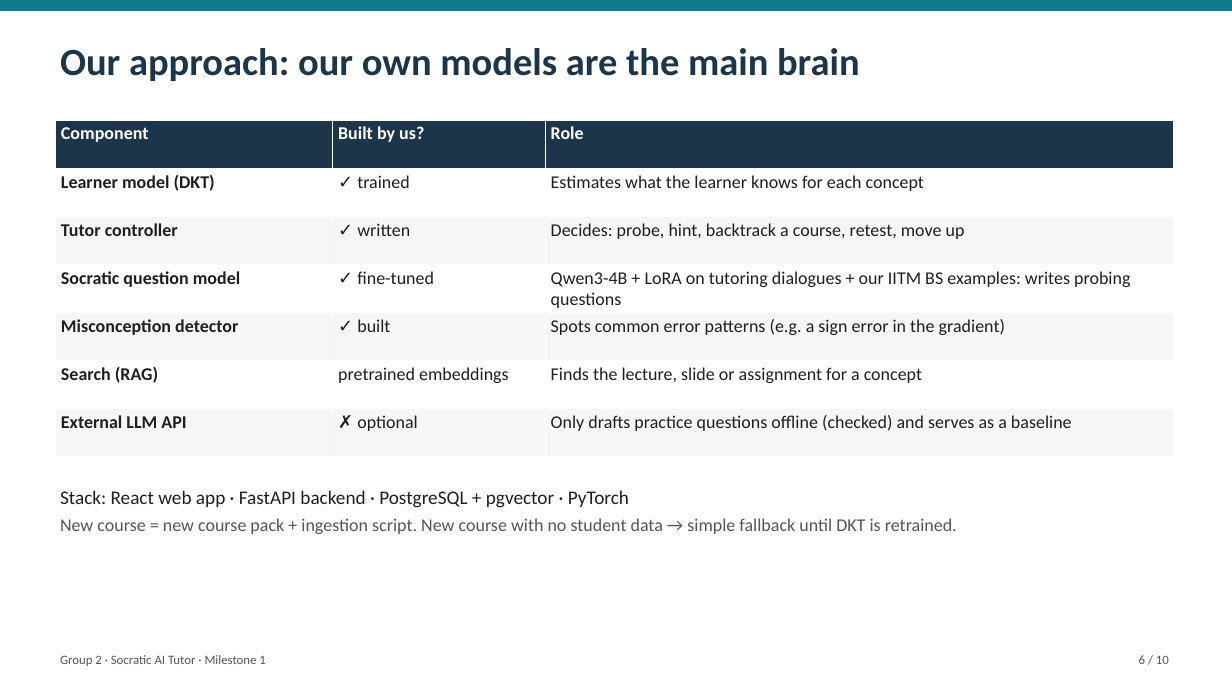
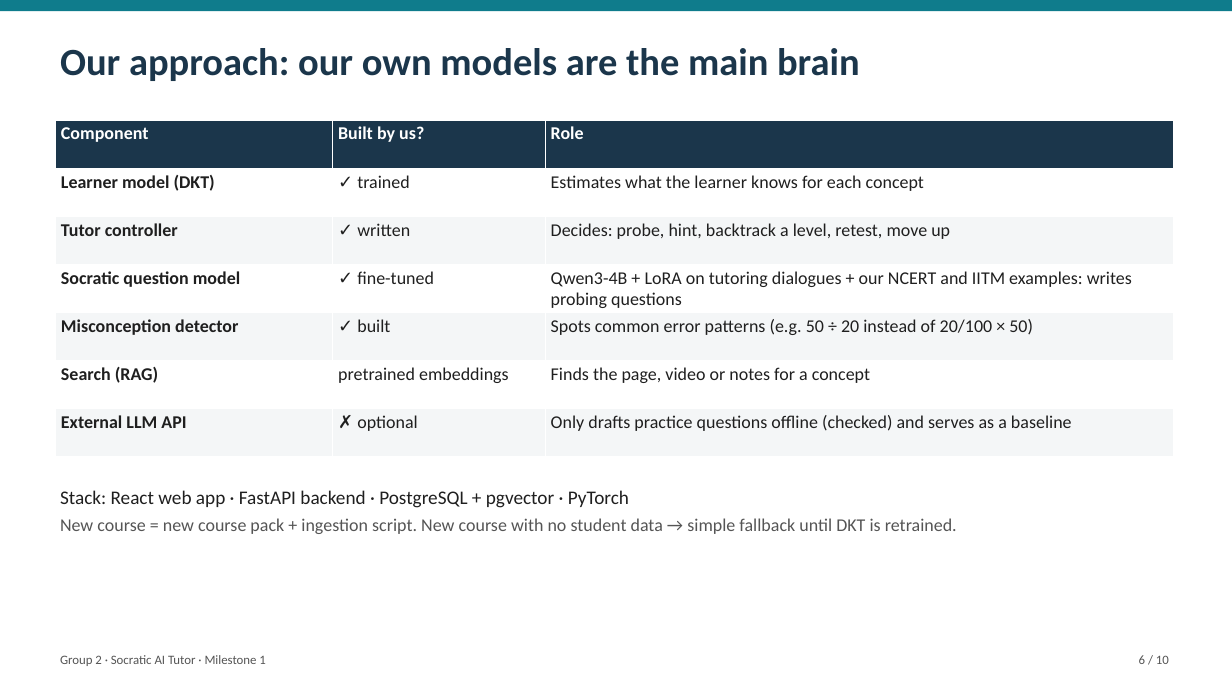
Before and after one commit to Hariomkr147/Group-2-DS-and-AI-Lab-Project, a slide deck: slide 6 of docs/milestone-1/Milestone1_Presentation.pptx. Drawn at 1232x693 pixels with LibreOffice and Linux fonts; fonts in the diff are those of the drawing. Boxes give left, top, right and bottom in pixels: in the first picture for what was removed or moved away, otherwise in the second. Text is boxed around its words. In the diff, an @@ line names an element or a change of style, - is before the commit and + after.

```diff
--- a/docs/milestone-1/Milestone1_Presentation.pptx
+++ b/docs/milestone-1/Milestone1_Presentation.pptx
@@ table at (55,120,1174,457) @@
-row 3, column 3: Decides: probe, hint, backtrack a course, retest, move up
+row 3, column 3: Decides: probe, hint, backtrack a level, retest, move up
-row 4, column 3: Qwen3-4B + LoRA on tutoring dialogues + our IITM BS examples: writes probing questions
+row 4, column 3: Qwen3-4B + LoRA on tutoring dialogues + our NCERT and IITM examples: writes probing questions
-row 5, column 3: Spots common error patterns (e.g. a sign error in the gradient)
+row 5, column 3: Spots common error patterns (e.g. 50 ÷ 20 instead of 20/100 × 50)
-row 6, column 3: Finds the lecture, slide or assignment for a concept
+row 6, column 3: Finds the page, video or notes for a concept
```
Also in this commit, not shown: 8 other slides changed, 6 other files.
